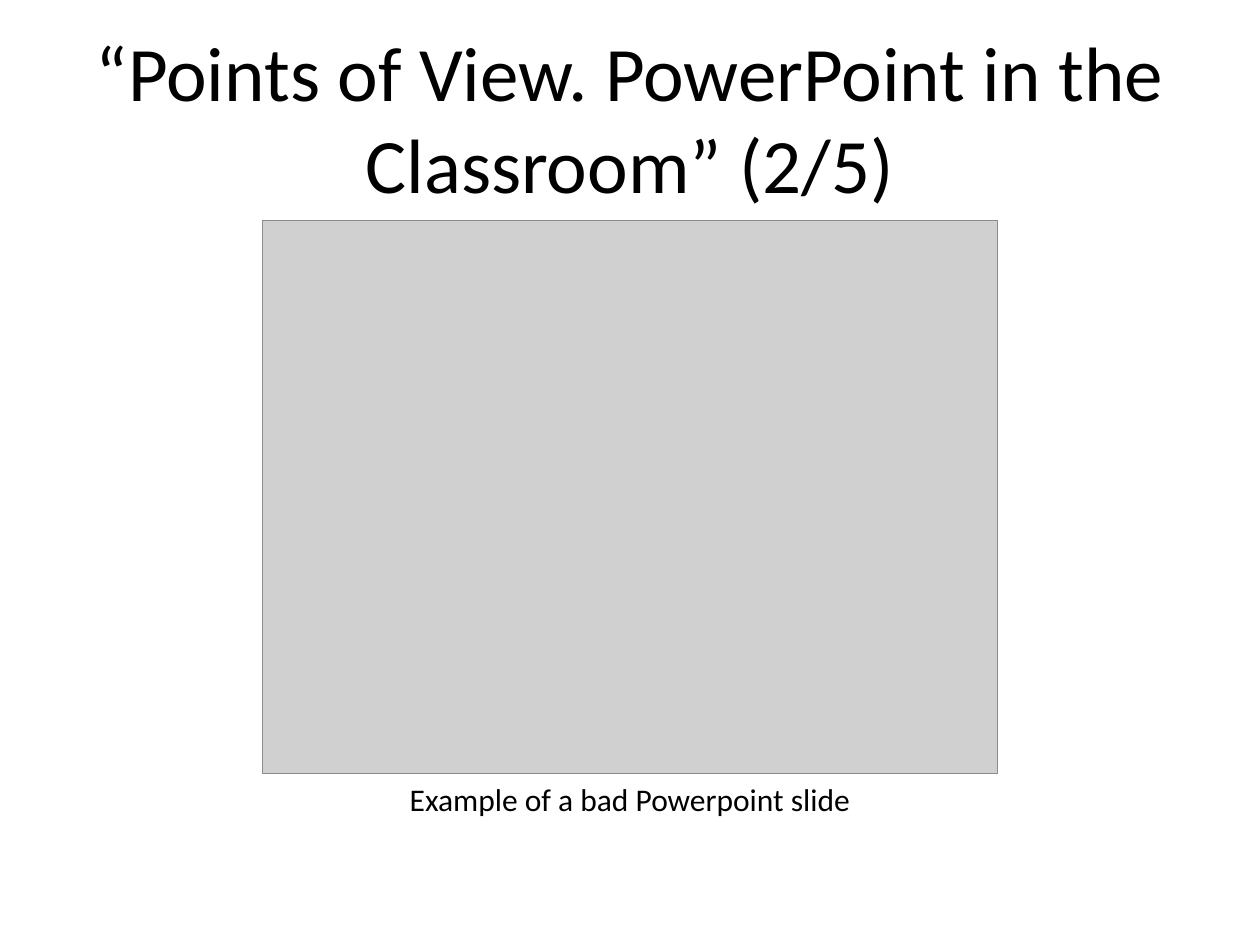
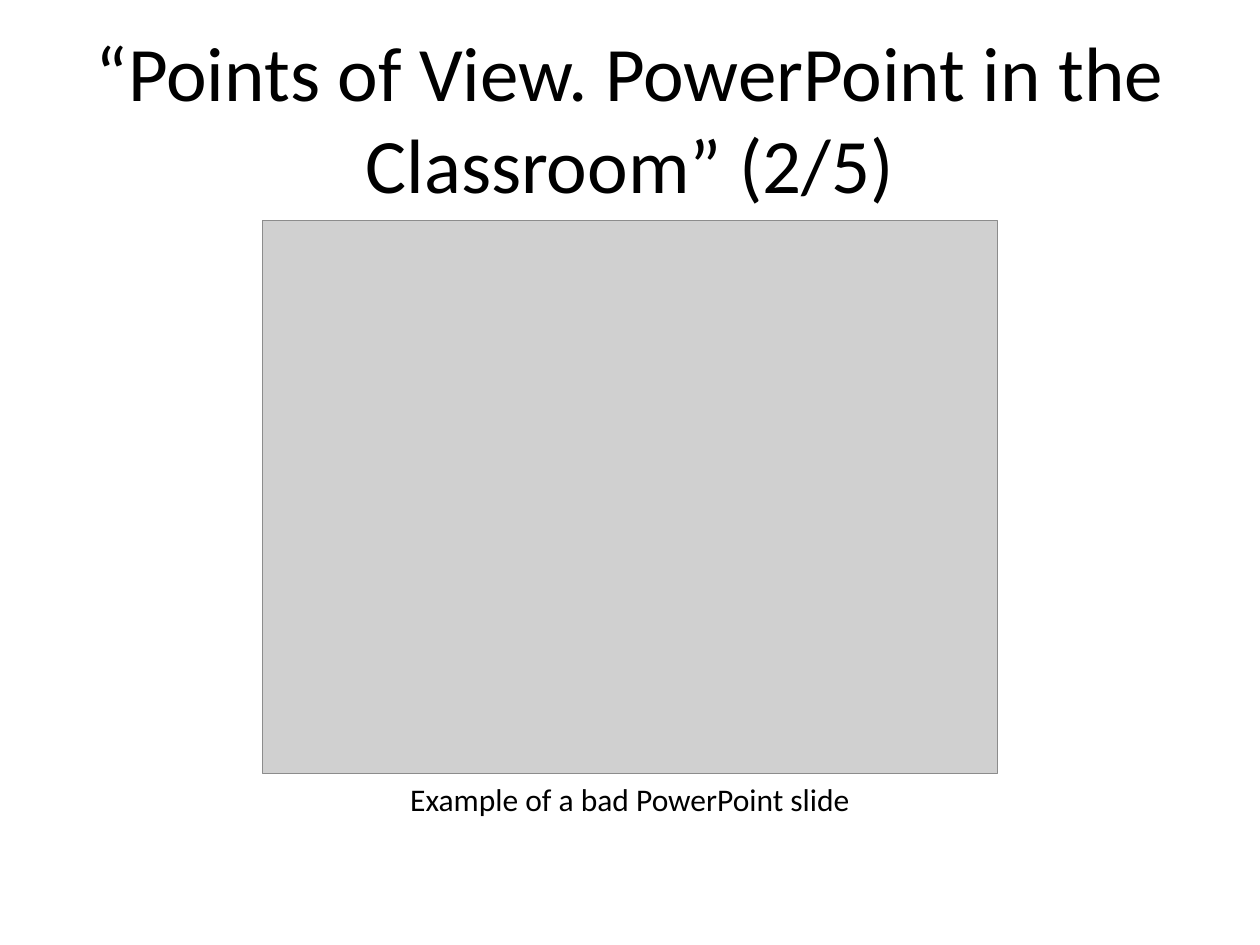
Before and after one commit to pmean/classes, a slide deck: slide 12 of clinical-research-methodology/results/video14-research-talks.pptx. Drawn at 1260x945 pixels with LibreOffice and Linux fonts; fonts in the diff are those of the drawing; grey boxes stand for pictures. Boxes give left, top, right and bottom in pixels: in the first picture for what was removed or moved away, otherwise in the second. Text is boxed around its words. In the diff, an @@ line names an element or a change of style, - is before the commit and + after.

```diff
--- a/clinical-research-methodology/results/video14-research-talks.pptx
+++ b/clinical-research-methodology/results/video14-research-talks.pptx
@@ text at (410,789,849,816): text changed @@
-Example of a bad Powerpoint slide
+Example of a bad PowerPoint slide
```
Also in this commit, not shown: 5 other slides changed, 6 other files.
